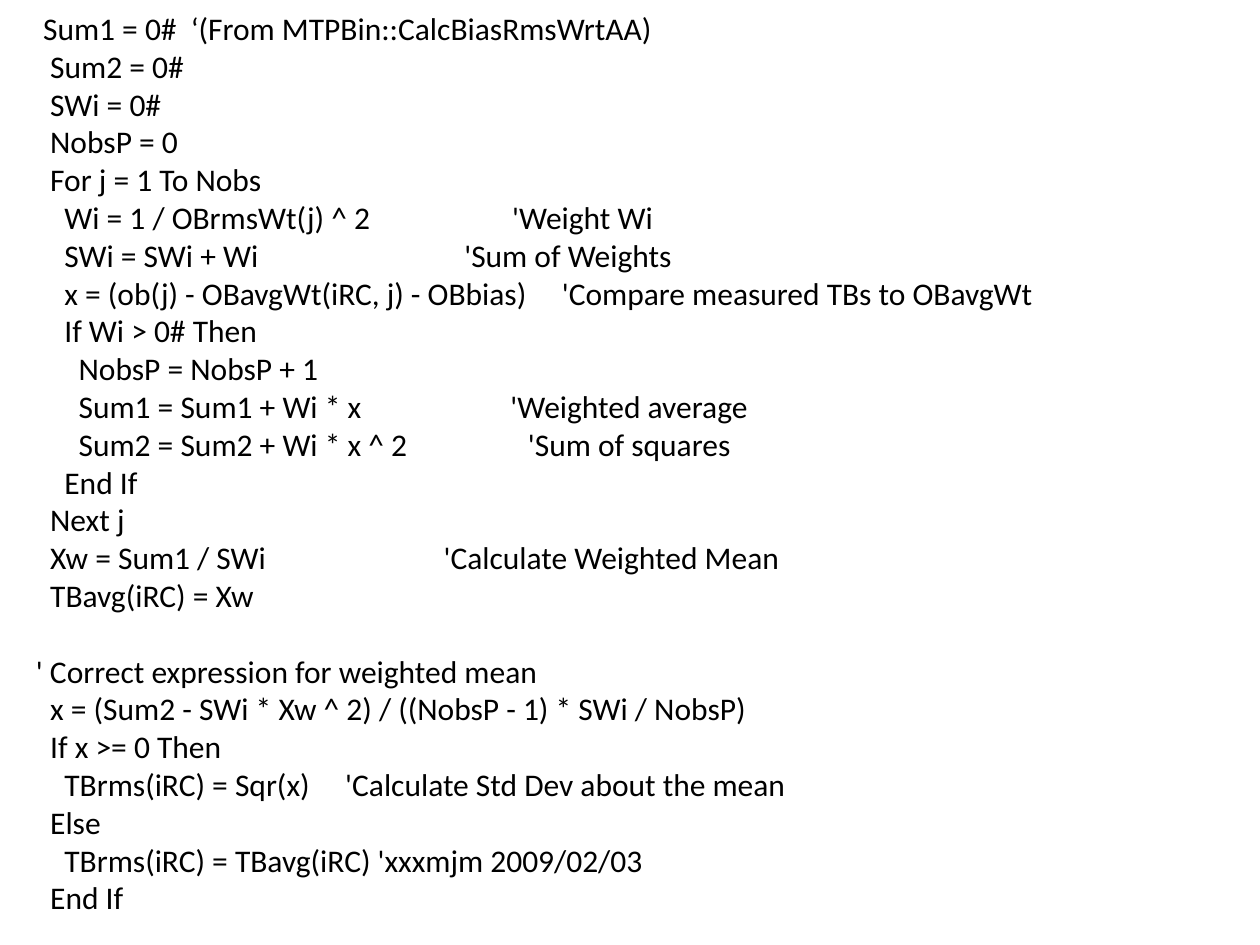
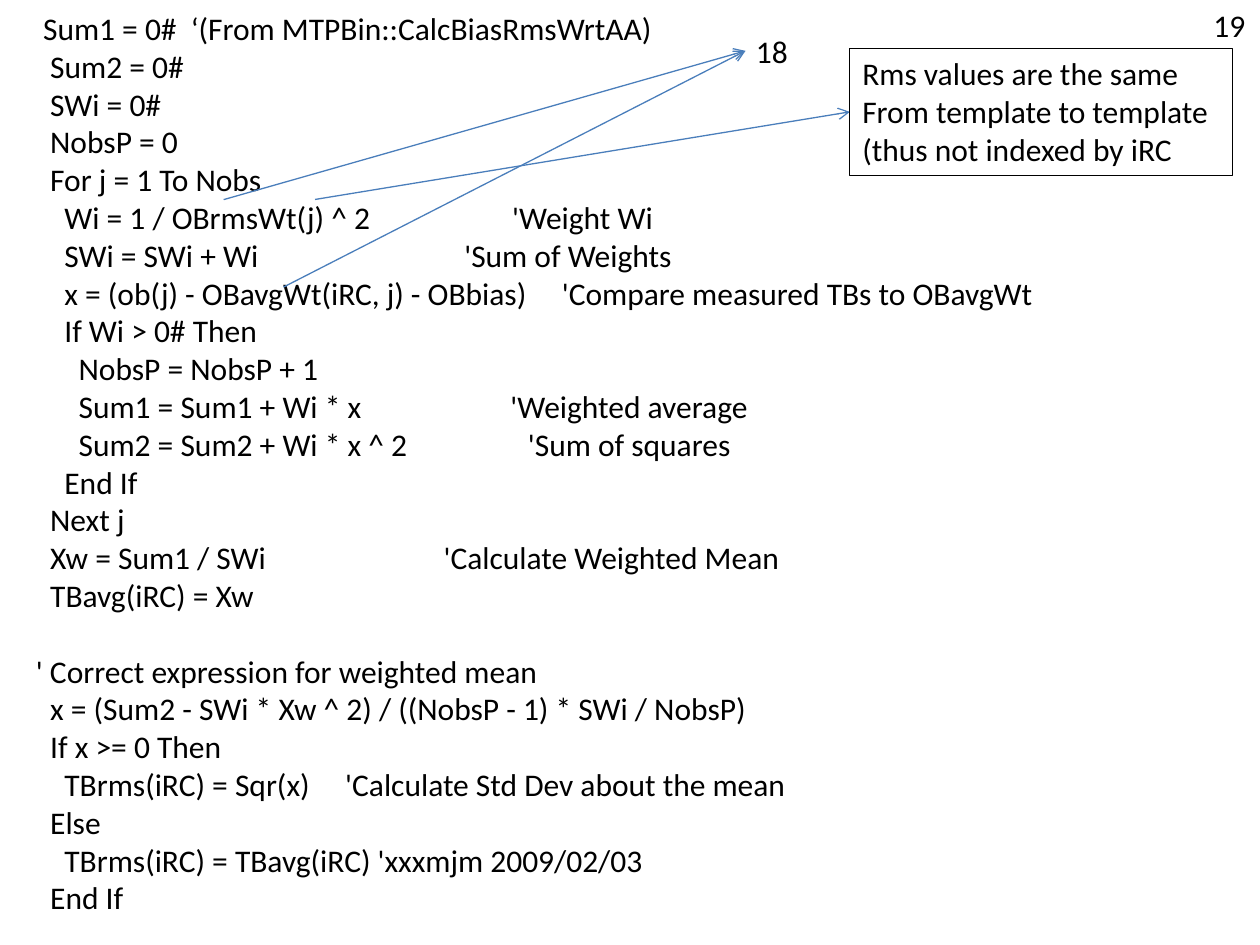
Before and after one commit to NCAR/nimbus, a slide deck: slide 18 of instruments/mtp/doc/MTP-DFD.pptx (slide 12 before the commit). Drawn at 1260x945 pixels with LibreOffice and Linux fonts; fonts in the diff are those of the drawing. Boxes give left, top, right and bottom in pixels: in the first picture for what was removed or moved away, otherwise in the second. Text is boxed around its words. In the diff, an @@ line names an element or a change of style, - is before the commit and + after.

```diff
--- a/instruments/mtp/doc/MTP-DFD.pptx
+++ b/instruments/mtp/doc/MTP-DFD.pptx
@@ text added at <box>1213,16,1245,37</box>, 18 pt, text #000000 @@
+19
@@ arrow added from (224, 199) to (746, 50), #4B7EBC 0.75 pt @@
@@ arrow added from (284, 287) to (746, 50), #4B7EBC 0.75 pt @@
@@ text added at <box>756,41,788,64</box>, 18 pt, text #000000 @@
+18
@@ rectangle added at <box>850,48,1234,175</box>, outline #000000 0.5 pt, 18 pt, text #000000 @@
+Rms values are the same
+From template to template
+(thus not indexed by iRC
@@ arrow added from (315, 199) to (850, 112), #4B7EBC 0.75 pt @@
```
Also in this commit, not shown: 6 other slides changed, 6 slides added.
